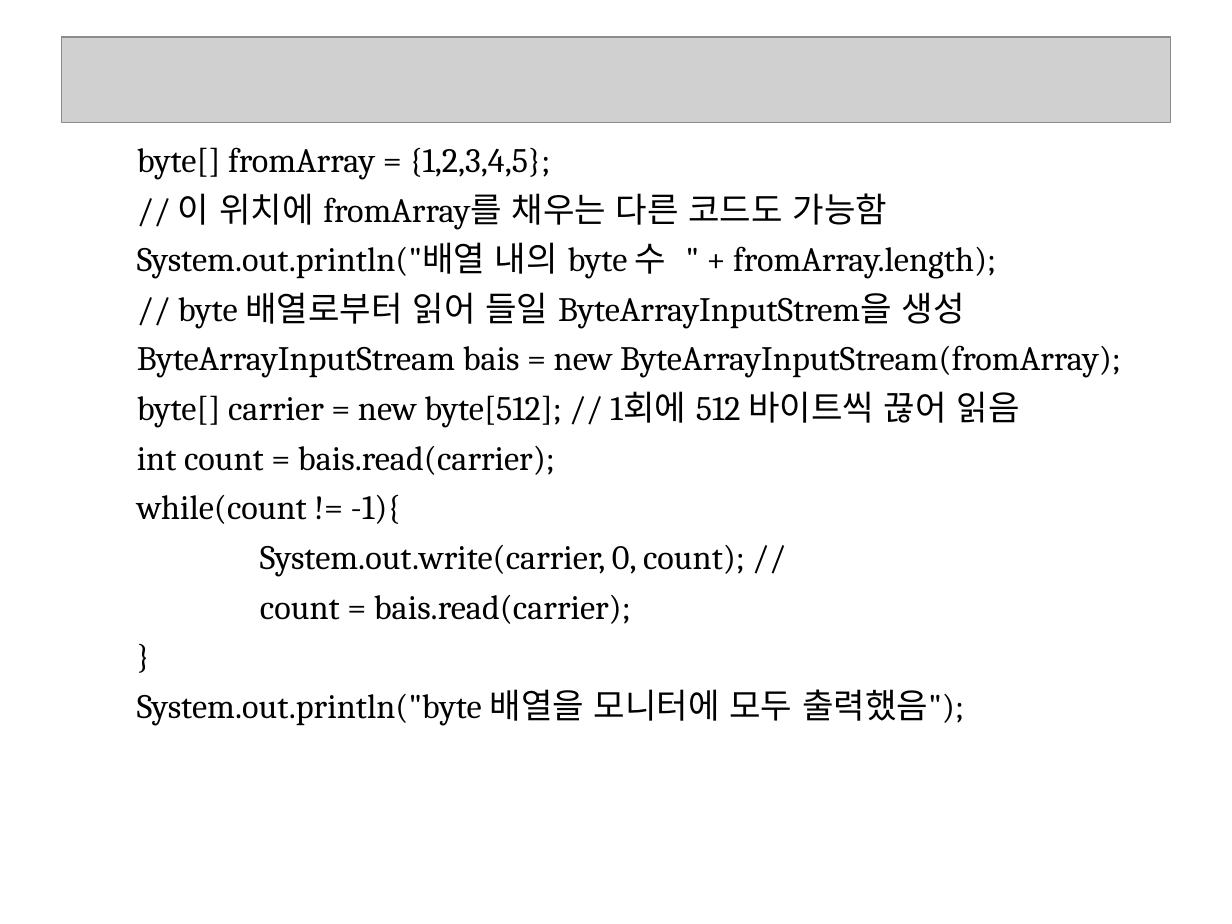
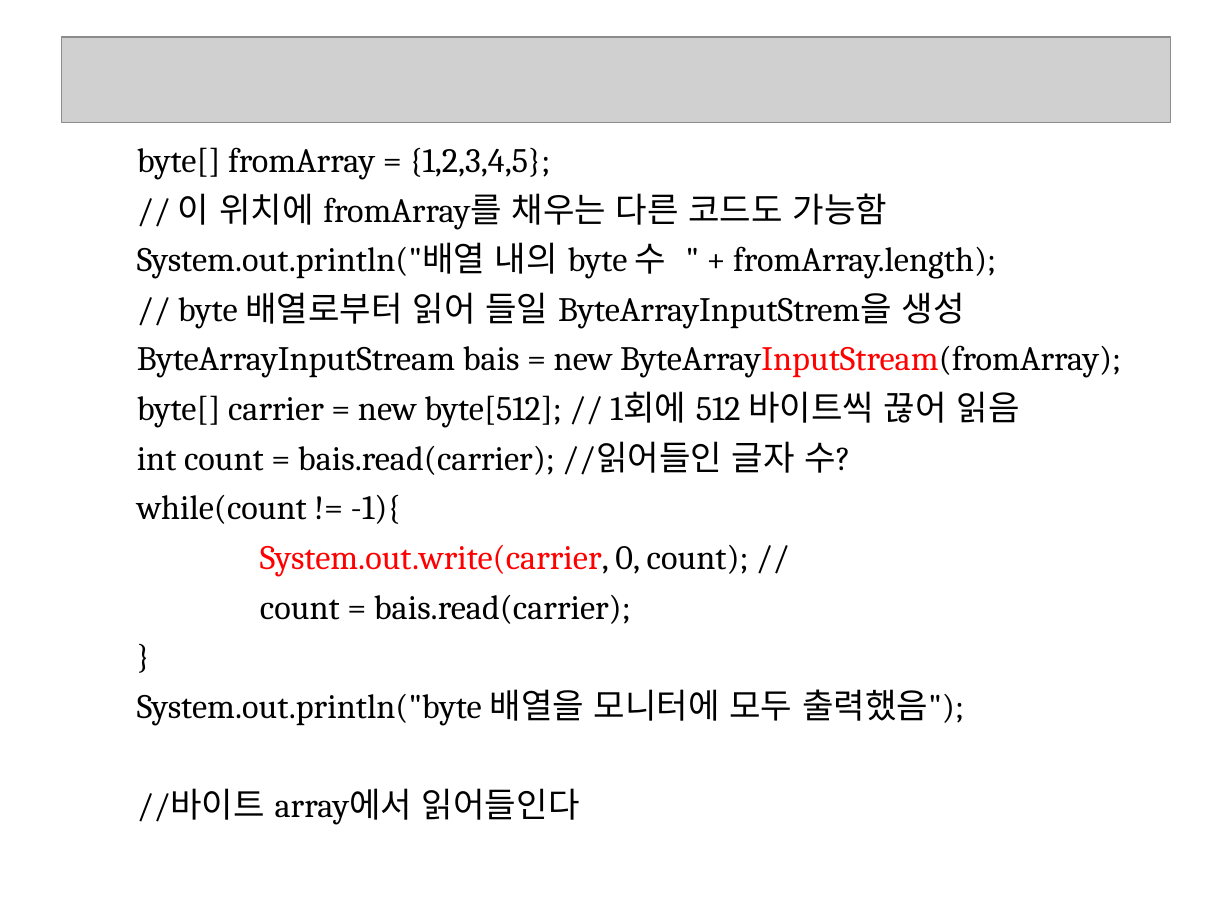
Before and after one commit to seleuchel/javaNetwork, a slide deck: slide 76 of ppt/528_chap02Streams4CharacterByteArray.ppt (slide 75 before the commit). Drawn at 1232x924 pixels with LibreOffice and Linux fonts; fonts in the diff are those of the drawing; grey boxes stand for pictures; background and template pictures are left out. Boxes give left, top, right and bottom in pixels: in the first picture for what was removed or moved away, otherwise in the second. Text is boxed around its words. In the diff, an @@ line names an element or a change of style, - is before the commit and + after.

```diff
--- a/ppt/528_chap02Streams4CharacterByteArray.ppt
+++ b/ppt/528_chap02Streams4CharacterByteArray.ppt
@@ text at <box>137,345,1121,577</box>: text colour #000000 to #FF0000 in "ByteArrayInputStream(fromArray);", "System.out.write(carrier," @@
@@ text at <box>137,441,851,475</box>: text changed @@
-  int count = bais.read(carrier);
+  int count = bais.read(carrier); //읽어들인 글자 수?
@@ text at <box>137,788,580,825</box>: paragraph added @@
+  //바이트 array에서 읽어들인다
```
Also in this commit, not shown: 24 other slides changed, 3 slides added, 2 slides removed, 7 other files.
